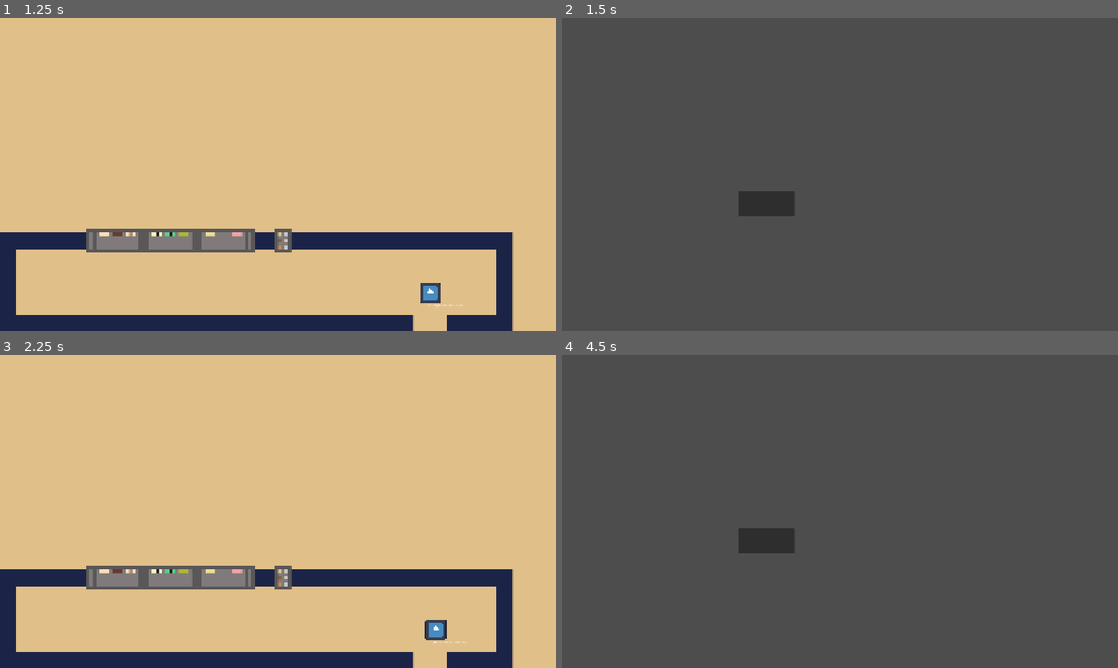
Above: before the commit, frames 1-4 (two rows, left to right).
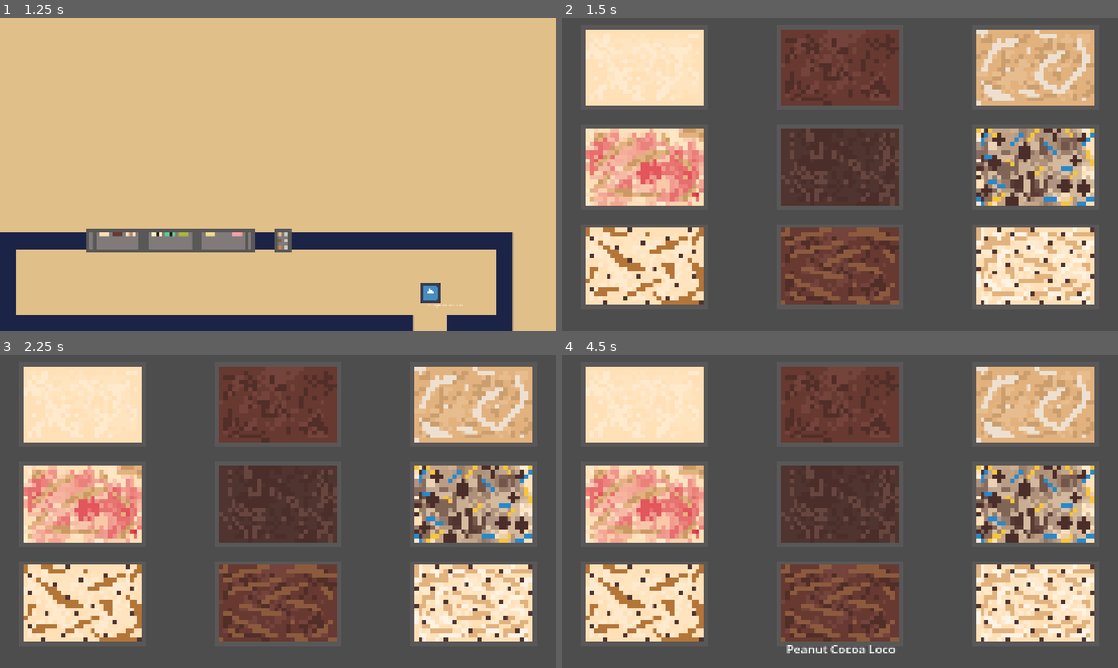
Above: after the commit, the same moments.

Repository: CISC104-F26/project5-Acevedo
Game: Godot game, scene res://title_screen.tscn
The game is run twice, just before and just after one commit, with the same random seed, the same clock (stepped at 60 frames per second) and the same inputs. The engine's default icon, where the game draws it, is replaced by a stand-in: a white triangle on a blue panel in a dark square.
Inputs (mouse positions are in pixels of both pictures, inside the frame that each line leads up to):
- Up to frame 1 (1.25 s): click "Start Game" at 0.5 s
- Up to frame 2 (1.5 s): tap Enter at 1.25 s; move the mouse to (962, 158) at 1.27 s; hold D (move_right) from 1.28 s (still down); tap Space (Interact) at 1.35 s
- Up to frame 3 (2.25 s): click (400, 495) at 1.55 s; release D (move_right) at 2 s; click (205, 539) at 2.02 s
- Up to frame 4 (4.5 s): tap Space (Interact) at 2.75, 3.05, 3.6, 4.25 s; move the mouse to (728, 527) at 2.77 s; hold S (move_down) 2.78-3.53 s; click (728, 527) at 2.85 s; tap Enter at 3.5 s; move the mouse to (895, 442) at 3.52 s; hold D (move_right) 3.53-4.28 s; click (895, 442) at 3.8 s; move the mouse to (812, 574) at 4.27 s; hold W (move_up) from 4.28 s (still down); click (812, 574) at 4.35 s

Frame 1 is identical in both runs. In frame 2, 47% of the frame differs, in the area x 4-96%, y 3-92%; in frame 3, 93%, in the area x 0-100%, y 0-100%; in frame 4, 48%.

Commit message:
Scooping cabinet 1 & labels

Diff:
--- /dev/null
+++ b/final-project-make-a-game/1923_tub.gd
@@ -0,0 +1,22 @@
+extends Area2D
+var NINEscoopable = false
+var NINEstock = 2
+
+# Called when the node enters the scene tree for the first time.
+func _ready() -> void:
+	pass # Replace with function body.
+
+
+# Called every frame. 'delta' is the elapsed time since the previous frame.
+func _process(delta: float) -> void:
+	pass
+
+
+func _on_mouse_entered() -> void:
+	NINEscoopable = true
+	$NINElabel.visible = true
+
+
+func _on_mouse_exited() -> void:
+	NINEscoopable = false
+	$NINElabel.visible = false
--- /dev/null
+++ b/final-project-make-a-game/bht_tub.gd
@@ -0,0 +1,22 @@
+extends Area2D
+
+var BHTscoopable = false
+var BHTstock = 2
+
+# Called when the node enters the scene tree for the first time.
+func _ready() -> void:
+	pass # Replace with function body.
+
+
+# Called every frame. 'delta' is the elapsed time since the previous frame.
+func _process(delta: float) -> void:
+	pass
+
+
+func _on_mouse_entered() -> void:
+	BHTscoopable = true
+	$BHTlabel.visible = true
+
+func _on_mouse_exited() -> void:
+	BHTscoopable = false
+	$BHTlabel.visible = false
--- /dev/null
+++ b/final-project-make-a-game/choc_tub.gd
@@ -0,0 +1,21 @@
+extends Area2D
+var CHOCscoopable = false
+var CHOCstock = 2
+
+# Called when the node enters the scene tree for the first time.
+func _ready() -> void:
+	pass # Replace with function body.
+
+
+# Called every frame. 'delta' is the elapsed time since the previous frame.
+func _process(delta: float) -> void:
+	pass
+
+
+func _on_mouse_entered() -> void:
+	CHOCscoopable = true
+	$CHOClabel.visible = true
+
+func _on_mouse_exited() -> void:
+	CHOCscoopable = false
+	$CHOClabel.visible = false
--- /dev/null
+++ b/final-project-make-a-game/fluff_tub.gd
@@ -0,0 +1,22 @@
+extends Area2D
+var FLUFFscoopable = false
+var FLUFFstock = 2
+
+# Called when the node enters the scene tree for the first time.
+func _ready() -> void:
+	pass # Replace with function body.
+
+
+# Called every frame. 'delta' is the elapsed time since the previous frame.
+func _process(delta: float) -> void:
+	pass
+
+
+func _on_mouse_entered() -> void:
+	FLUFFscoopable = true
+	$FLUFFlabel.visible = true
+
+
+func _on_mouse_exited() -> void:
+	FLUFFscoopable = false
+	$FLUFFlabel.visible = false
--- /dev/null
+++ b/final-project-make-a-game/gma_tub.gd
@@ -0,0 +1,23 @@
+extends Area2D
+
+var GMAscoopable = false
+var GMAstock = 2
+
+# Called when the node enters the scene tree for the first time.
+func _ready() -> void:
+	pass # Replace with function body.
+
+
+# Called every frame. 'delta' is the elapsed time since the previous frame.
+func _process(delta: float) -> void:
+	pass
+
+
+func _on_mouse_entered() -> void:
+	GMAscoopable = true
+	$GMAlabel.visible = true
+
+
+func _on_mouse_exited() -> void:
+	GMAscoopable = false
+	$GMAlabel.visible = false
--- /dev/null
+++ b/final-project-make-a-game/mud_tub.gd
@@ -0,0 +1,22 @@
+extends Area2D
+var MUDscoopable = false
+var MUDstock = 2
+
+# Called when the node enters the scene tree for the first time.
+func _ready() -> void:
+	pass # Replace with function body.
+
+
+# Called every frame. 'delta' is the elapsed time since the previous frame.
+func _process(delta: float) -> void:
+	pass
+
+
+func _on_mouse_entered() -> void:
+	MUDscoopable = true
+	$MUDlabel.visible = true
+
+
+func _on_mouse_exited() -> void:
+	MUDscoopable = false
+	$MUDlabel.visible = false
--- /dev/null
+++ b/final-project-make-a-game/pcl_tub.gd
@@ -0,0 +1,22 @@
+extends Area2D
+var PCLscoopable = false
+var PCLstock = 2
+
+# Called when the node enters the scene tree for the first time.
+func _ready() -> void:
+	pass # Replace with function body.
+
+
+# Called every frame. 'delta' is the elapsed time since the previous frame.
+func _process(delta: float) -> void:
+	pass
+
+
+func _on_mouse_entered() -> void:
+	PCLscoopable = true
+	$PCLlabel.visible = true
+
+
+func _on_mouse_exited() -> void:
+	PCLscoopable = false
+	$PCLlabel.visible = false
--- a/final-project-make-a-game/project.godot
+++ b/final-project-make-a-game/project.godot
@@ -58,6 +58,11 @@
 "events": [Object(InputEventKey,"resource_local_to_scene":false,"resource_name":"","device":-1,"window_id":0,"alt_press …(191 unchanged characters)…
 ]
 }
+select={
+"deadzone": 0.2,
+"events": [Object(InputEventMouseButton,"resource_local_to_scene":false,"resource_name":"","device":-1,"window_id":0,"alt_pressed":false,"shift_pressed":false,"ctrl_pressed":false,"meta_pressed":false,"button_mask":0,"position":Vector2(0, 0),"global_position":Vector2(0, 0),"factor":1.0,"button_index":1,"canceled":false,"pressed":false,"double_click":false,"script":null)
+]
+}
 
 [physics]
 
--- /dev/null
+++ b/final-project-make-a-game/rc_tub.gd
@@ -0,0 +1,22 @@
+extends Area2D
+var RCscoopable = false
+var RCstock = 2
+
+# Called when the node enters the scene tree for the first time.
+func _ready() -> void:
+	pass # Replace with function body.
+
+
+# Called every frame. 'delta' is the elapsed time since the previous frame.
+func _process(delta: float) -> void:
+	pass
+
+
+func _on_mouse_entered() -> void:
+	RCscoopable = true
+	$RClabel.visible = true
+
+
+func _on_mouse_exited() -> void:
+	RCscoopable = false
+	$RClabel.visible = false
--- a/final-project-make-a-game/scoop_1.tscn
+++ b/final-project-make-a-game/scoop_1.tscn
@@ -1,14 +1,243 @@
 [gd_scene format=3 uid="uid://qtrojivky2xo"]
 
 [ext_resource type="Script" uid="uid://c65y8e0n46o30" path="res://test_return.gd" id="1_t3f7h"]
+[ext_resource type="Texture2D" uid="uid://bjgytejviwph1" path="res://Assets/VANTub-32x.png" id="2_5cggr"]
+[ext_resource type="Script" uid="uid://dvehn5gpk36fx" path="res://van_tub.gd" id="2_vk06o"]
+[ext_resource type="Texture2D" uid="uid://sj13trq6x0e1" path="res://Assets/CHOCTub-32x.png" id="3_kcsj8"]
+[ext_resource type="Script" uid="uid://cu580k2u1xuam" path="res://choc_tub.gd" id="4_hxamk"]
+[ext_resource type="Texture2D" uid="uid://cj2g0f16dqise" path="res://Assets/FLUFFTub-32x.png" id="4_isrgk"]
+[ext_resource type="Texture2D" uid="uid://ge4he7s0ysqj" path="res://Assets/RCTub-32x.png" id="5_gqlap"]
+[ext_resource type="Texture2D" uid="uid://351hcahvaxhm" path="res://Assets/MUDTub-32x.png" id="6_hkrn0"]
+[ext_resource type="Script" uid="uid://bfwtg48chggyg" path="res://fluff_tub.gd" id="6_x2uio"]
+[ext_resource type="Texture2D" uid="uid://xu4u4qxyr44t" path="res://Assets/BHTTub-32x.png" id="7_pw57y"]
+[ext_resource type="Script" uid="uid://3e1jedrnc5wp" path="res://rc_tub.gd" id="8_ub8kh"]
+[ext_resource type="Texture2D" uid="uid://cjm84lcr2r6l5" path="res://Assets/1923Tub-32x.png" id="8_vb8a0"]
+[ext_resource type="Texture2D" uid="uid://8em5ikxadeyr" path="res://Assets/PCLTub-32x.png" id="9_0s1bi"]
+[ext_resource type="Script" uid="uid://boqssmjqkjfia" path="res://mud_tub.gd" id="10_7133e"]
+[ext_resource type="Texture2D" uid="uid://786tmfymx5ss" path="res://Assets/GMATub-32x.png" id="10_ov4oe"]
+[ext_resource type="Script" uid="uid://cxhwr06tlfxkn" path="res://bht_tub.gd" id="12_yas4m"]
+[ext_resource type="Script" uid="uid://cb07v3jl371u1" path="res://1923_tub.gd" id="14_yocqb"]
+[ext_resource type="Script" uid="uid://dgppsbm5qq313" path="res://pcl_tub.gd" id="16_j6hih"]
+[ext_resource type="Script" uid="uid://bcongqafi3kn6" path="res://gma_tub.gd" id="18_0po0i"]
+
+[sub_resource type="RectangleShape2D" id="RectangleShape2D_0fbbt"]
 
 [node name="Scoop1" type="Node2D" unique_id=1727005983]
 
 [node name="TestReturn" type="Button" parent="." unique_id=1426302315]
-offset_left = 533.0
-offset_top = 524.0
-offset_right = 703.0
-offset_bottom = 598.0
+visible = false
+offset_left = 8.0
+offset_top = 865.0
+offset_right = 178.0
+offset_bottom = 939.0
 script = ExtResource("1_t3f7h")
 
+[node name="VANtub" type="Area2D" parent="." unique_id=737186976]
+position = Vector2(250, 150)
+script = ExtResource("2_vk06o")
+
+[node name="VANsprite" type="Sprite2D" parent="VANtub" unique_id=1355434169]
+scale = Vector2(0.4, 0.4)
+texture = ExtResource("2_5cggr")
+
+[node name="VANcoll" type="CollisionShape2D" parent="VANtub" unique_id=1573729285]
+scale = Vector2(18, 11.5)
+shape = SubResource("RectangleShape2D_0fbbt")
+
+[node name="VANlabel" type="Label" parent="VANtub" unique_id=1523286242]
+visible = false
+offset_left = -57.0
+offset_top = 111.0
+offset_right = 60.0
+offset_bottom = 161.0
+theme_override_font_sizes/font_size = 36
+text = "Vanilla"
+horizontal_alignment = 1
+
+[node name="CHOCtub" type="Area2D" parent="." unique_id=2087291372]
+position = Vector2(840, 150)
+script = ExtResource("4_hxamk")
+
+[node name="CHOCsprite" type="Sprite2D" parent="CHOCtub" unique_id=269651192]
+scale = Vector2(0.4, 0.4)
+texture = ExtResource("3_kcsj8")
+
+[node name="CHOCcoll" type="CollisionShape2D" parent="CHOCtub" unique_id=511277512]
+scale = Vector2(18, 11.5)
+shape = SubResource("RectangleShape2D_0fbbt")
+
+[node name="CHOClabel" type="Label" parent="CHOCtub" unique_id=2117457964]
+visible = false
+offset_left = -84.0
+offset_top = 112.0
+offset_right = 89.0
+offset_bottom = 162.0
+theme_override_font_sizes/font_size = 36
+text = "Chocolate"
+
+[node name="FLUFFtub" type="Area2D" parent="." unique_id=48693108]
+position = Vector2(1430, 150)
+script = ExtResource("6_x2uio")
+
+[node name="FLUFFsprite" type="Sprite2D" parent="FLUFFtub" unique_id=1900446262]
+scale = Vector2(0.4, 0.4)
+texture = ExtResource("4_isrgk")
+
+[node name="FLUFFcoll" type="CollisionShape2D" parent="FLUFFtub" unique_id=1024269386]
+scale = Vector2(18, 11.5)
+shape = SubResource("RectangleShape2D_0fbbt")
+
+[node name="FLUFFlabel" type="Label" parent="FLUFFtub" unique_id=318660894]
+visible = false
+offset_left = -153.0
+offset_top = 110.0
+offset_right = 159.0
+offset_bottom = 160.0
+theme_override_font_sizes/font_size = 36
+text = "Holy Fluffernutter"
+
+[node name="RCtub" type="Area2D" parent="." unique_id=1619922947]
+position = Vector2(250, 450)
+script = ExtResource("8_ub8kh")
+
+[node name="RCsprite" type="Sprite2D" parent="RCtub" unique_id=1520626037]
+scale = Vector2(0.4, 0.4)
+texture = ExtResource("5_gqlap")
+
+[node name="RCcoll" type="CollisionShape2D" parent="RCtub" unique_id=229184357]
+scale = Vector2(18, 11.5)
+shape = SubResource("RectangleShape2D_0fbbt")
+
+[node name="RClabel" type="Label" parent="RCtub" unique_id=1027382596]
+visible = false
+offset_left = -194.0
+offset_top = 111.0
+offset_right = 198.0
+offset_bottom = 161.0
+theme_override_font_sizes/font_size = 36
+text = "Raspberry Cheesecake"
+
+[node name="MUDtub" type="Area2D" parent="." unique_id=936144982]
+position = Vector2(840, 450)
+script = ExtResource("10_7133e")
+
+[node name="MUDsprite" type="Sprite2D" parent="MUDtub" unique_id=1576203466]
+scale = Vector2(0.4, 0.4)
+texture = ExtResource("6_hkrn0")
+
+[node name="MUDcoll" type="CollisionShape2D" parent="MUDtub" unique_id=1210505804]
+scale = Vector2(18, 11.5)
+shape = SubResource("RectangleShape2D_0fbbt")
+
+[node name="MUDlabel" type="Label" parent="MUDtub" unique_id=740852467]
+visible = false
+offset_left = -207.0
+offset_top = 110.0
+offset_right = 206.0
+offset_bottom = 160.0
+theme_override_font_sizes/font_size = 36
+text = "Delaware River Mud Pie"
+
+[node name="BHTtub" type="Area2D" parent="." unique_id=2077568958]
+position = Vector2(1430, 450)
+script = ExtResource("12_yas4m")
+
+[node name="BHTsprite" type="Sprite2D" parent="BHTtub" unique_id=985035138]
+scale = Vector2(0.4, 0.4)
+texture = ExtResource("7_pw57y")
+
+[node name="BHTcoll" type="CollisionShape2D" parent="BHTtub" unique_id=1712380531]
+scale = Vector2(18, 11.5)
+shape = SubResource("RectangleShape2D_0fbbt")
+
+[node name="BHTlabel" type="Label" parent="BHTtub" unique_id=1284563070]
+visible = false
+offset_left = -138.0
+offset_top = 110.0
+offset_right = 141.0
+offset_bottom = 160.0
+theme_override_font_sizes/font_size = 36
+text = "Blue Hen Tracks"
+
+[node name="NINEtub" type="Area2D" parent="." unique_id=422581628]
+position = Vector2(250, 750)
+script = ExtResource("14_yocqb")
+
+[node name="NINEsprite" type="Sprite2D" parent="NINEtub" unique_id=77025783]
+scale = Vector2(0.4, 0.4)
+texture = ExtResource("8_vb8a0")
+
+[node name="NINEcoll" type="CollisionShape2D" parent="NINEtub" unique_id=1874608230]
+scale = Vector2(18, 11.5)
+shape = SubResource("RectangleShape2D_0fbbt")
+
+[node name="NINElabel" type="Label" parent="NINEtub" unique_id=1243075566]
+visible = false
+offset_left = -40.0
+offset_top = 112.0
+offset_right = 42.0
+offset_bottom = 162.0
+theme_override_font_sizes/font_size = 36
+text = "1923"
+
+[node name="PCLtub" type="Area2D" parent="." unique_id=1277621135]
+position = Vector2(840, 750)
+script = ExtResource("16_j6hih")
+
+[node name="PCLsprite" type="Sprite2D" parent="PCLtub" unique_id=310506114]
+scale = Vector2(0.4, 0.4)
+texture = ExtResource("9_0s1bi")
+
+[node name="PCLcoll" type="CollisionShape2D" parent="PCLtub" unique_id=1597495088]
+scale = Vector2(18, 11.5)
+shape = SubResource("RectangleShape2D_0fbbt")
+
+[node name="PCLlabel" type="Label" parent="PCLtub" unique_id=3176347]
+visible = false
+offset_left = -162.0
+offset_top = 112.0
+offset_right = 168.0
+offset_bottom = 162.0
+theme_override_font_sizes/font_size = 36
+text = "Peanut Cocoa Loco"
+
+[node name="GMAtub" type="Area2D" parent="." unique_id=2128128077]
+position = Vector2(1430, 750)
+script = ExtResource("18_0po0i")
+
+[node name="GMAsprite" type="Sprite2D" parent="GMAtub" unique_id=1317689519]
+scale = Vector2(0.4, 0.4)
+texture = ExtResource("10_ov4oe")
+
+[node name="GMAcoll" type="CollisionShape2D" parent="GMAtub" unique_id=1648484328]
+scale = Vector2(18, 11.5)
+shape = SubResource("RectangleShape2D_0fbbt")
+
+[node name="GMAlabel" type="Label" parent="GMAtub" unique_id=1222812656]
+visible = false
+offset_left = -229.0
+offset_top = 112.0
+offset_right = 233.0
+offset_bottom = 162.0
+theme_override_font_sizes/font_size = 36
+text = "Grandma's Gone Coconuts"
+
 [connection signal="pressed" from="TestReturn" to="TestReturn" method="_on_pressed"]
+[connection signal="mouse_entered" from="VANtub" to="VANtub" method="_on_mouse_entered"]
+[connection signal="mouse_exited" from="VANtub" to="VANtub" method="_on_mouse_exited"]
+[connection signal="mouse_entered" from="CHOCtub" to="CHOCtub" method="_on_mouse_entered"]
+[connection signal="mouse_exited" from="CHOCtub" to="CHOCtub" method="_on_mouse_exited"]
+[connection signal="mouse_entered" from="FLUFFtub" to="FLUFFtub" method="_on_mouse_entered"]
+[connection signal="mouse_exited" from="FLUFFtub" to="FLUFFtub" method="_on_mouse_exited"]
+[connection signal="mouse_entered" from="RCtub" to="RCtub" method="_on_mouse_entered"]
+[connection signal="mouse_exited" from="RCtub" to="RCtub" method="_on_mouse_exited"]
+[connection signal="mouse_entered" from="MUDtub" to="MUDtub" method="_on_mouse_entered"]
+[connection signal="mouse_exited" from="MUDtub" to="MUDtub" method="_on_mouse_exited"]
+[connection signal="mouse_entered" from="BHTtub" to="BHTtub" method="_on_mouse_entered"]
+[connection signal="mouse_exited" from="BHTtub" to="BHTtub" method="_on_mouse_exited"]
+[connection signal="mouse_entered" from="NINEtub" to="NINEtub" method="_on_mouse_entered"]
+[connection signal="mouse_exited" from="NINEtub" to="NINEtub" method="_on_mouse_exited"]
+[connection signal="mouse_entered" from="PCLtub" to="PCLtub" method="_on_mouse_entered"]
+[connection signal="mouse_exited" from="PCLtub" to="PCLtub" method="_on_mouse_exited"]
+[connection signal="mouse_entered" from="GMAtub" to="GMAtub" method="_on_mouse_entered"]
+[connection signal="mouse_exited" from="GMAtub" to="GMAtub" method="_on_mouse_exited"]
--- /dev/null
+++ b/final-project-make-a-game/van_tub.gd
@@ -0,0 +1,23 @@
+extends Area2D
+var VANscoopable = false
+var VANstock = 2
+
+# Called when the node enters the scene tree for the first time.
+func _ready() -> void:
+	pass # Replace with function body.
+
+
+# Called every frame. 'delta' is the elapsed time since the previous frame.
+func _process(delta: float) -> void:
+	if VANscoopable and Input.is_action_just_pressed("select"):
+		get_tree().change_scene_to_file("res://main_game.tscn")
+	pass
+
+
+func _on_mouse_entered() -> void:
+	VANscoopable = true
+	$VANlabel.visible = true
+
+func _on_mouse_exited() -> void:
+	VANscoopable = false
+	$VANlabel.visible = false
Not shown, added: final-project-make-a-game/1923_tub.gd.uid
Not shown, added: final-project-make-a-game/bht_tub.gd.uid
Not shown, added: final-project-make-a-game/choc_tub.gd.uid
Not shown, added: final-project-make-a-game/fluff_tub.gd.uid
Not shown, added: final-project-make-a-game/gma_tub.gd.uid
Not shown, added: final-project-make-a-game/mud_tub.gd.uid
Not shown, added: final-project-make-a-game/pcl_tub.gd.uid
Not shown, added: final-project-make-a-game/rc_tub.gd.uid
Not shown, added: final-project-make-a-game/van_tub.gd.uid
